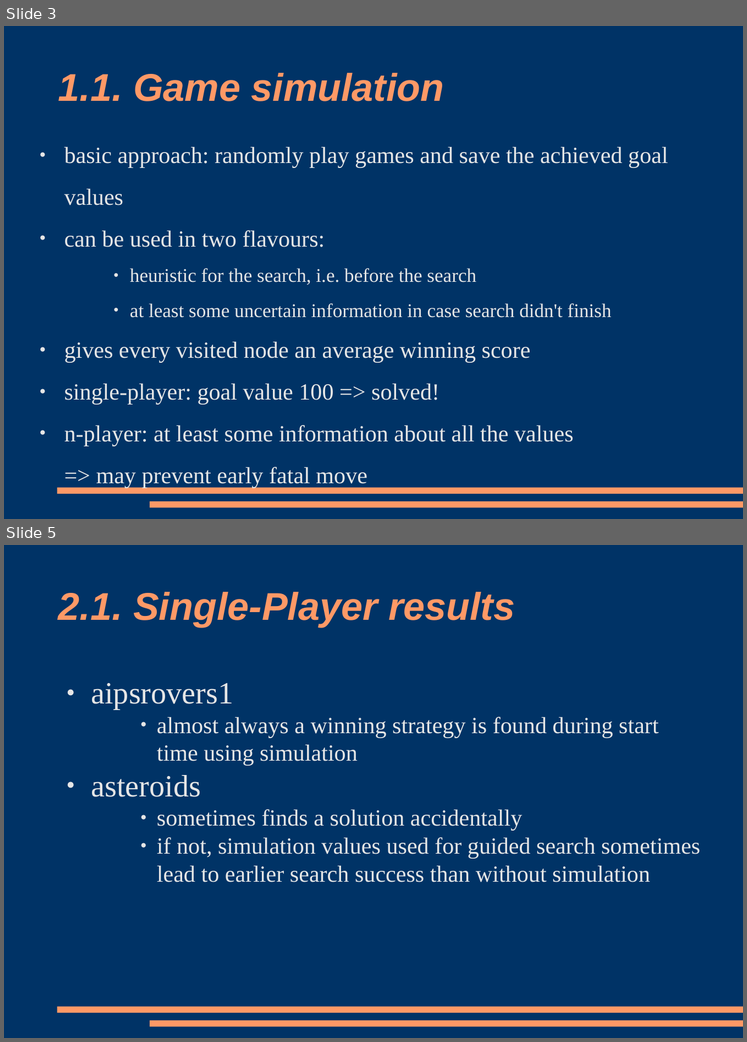
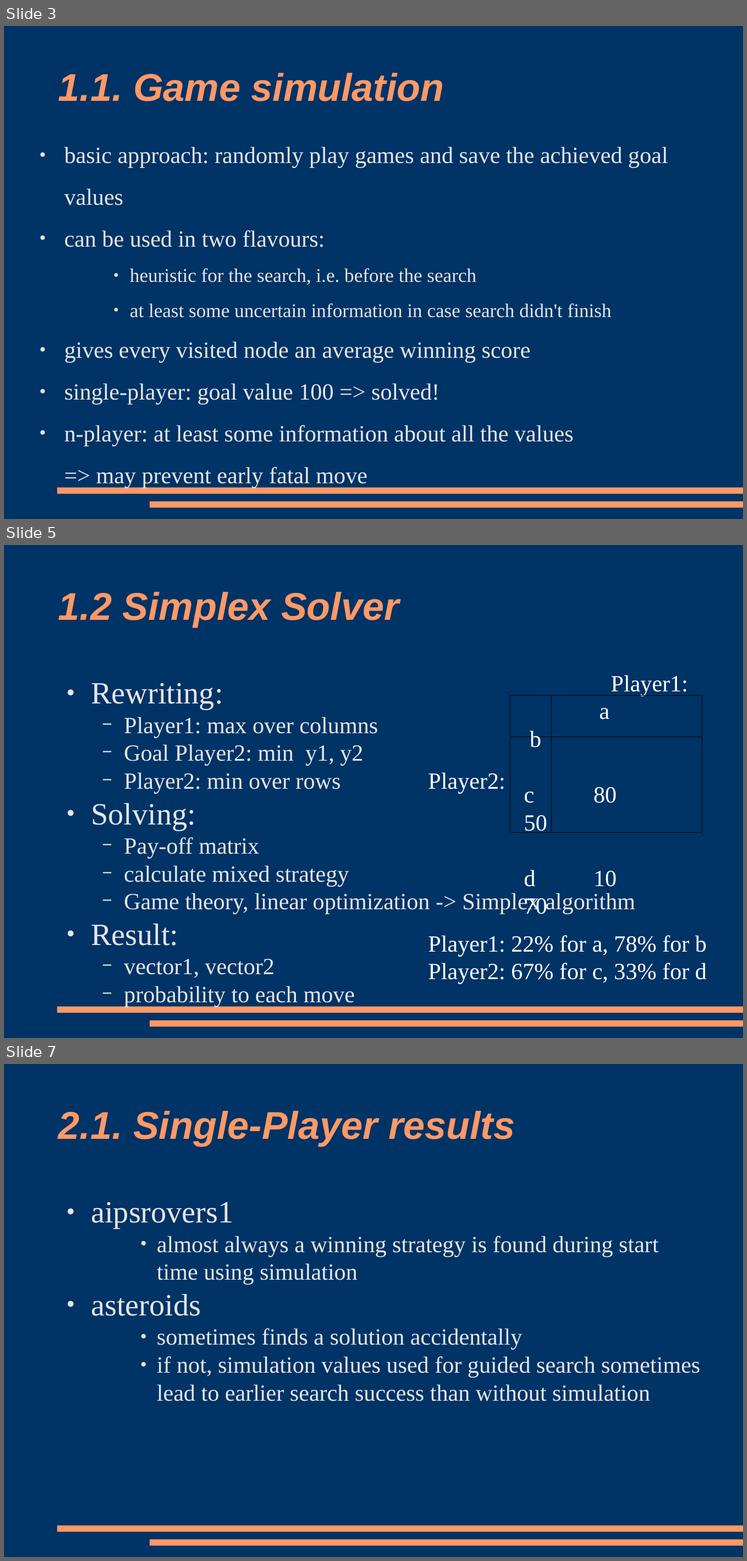
Before and after one commit to parthy/ggp, a slide deck: presentation.odp. Shown one above the other, each under a label of ours: slides 3 and 5 before the commit, slides 3, 5 and 7 after it; the slides between them are not shown. The pictures are 747x1042 and 747x1561 pixels, drawn with LibreOffice and Linux fonts; fonts in the diff are those of the drawing. Boxes give left, top, right and bottom in pixels: in the first picture for what was removed or moved away, otherwise in the second. Text is boxed around its words. In the diff, an @@ line names an element or a change of style, - is before the commit and + after.

Commit message:
presentation - simplex solver

```diff
--- a/presentation.odp
+++ b/presentation.odp
@@ slide 5 added at <box>4,545,743,1038</box>, background #003366; not listed: 2 template elements that a slide beside it also shows @@
@@ title added at <box>58,592,399,627</box>, 40 pt, text #FF9966, bold, italic @@
+1.2 Simplex Solver
@@ text added at <box>524,675,688,914</box>, 24 pt, text #FFFFFF @@
+Player1:
+a b
+c 80 50
+d 10 70
@@ text added at <box>91,683,635,1007</box>, 24 pt, text #E6E6E6 @@
+● Rewriting:
+  − Player1: max over columns
+  − Goal Player2: min y1, y2
+  − Player2: min over rows
+● Solving:
+  − Pay-off matrix
+  − calculate mixed strategy
+  − Game theory, linear optimization -> Simplex algorithm
+● Result:
+  − vector1, vector2
+  − probability to each move
@@ line added from (510, 832) to (510, 696), #000000 0 pt @@
@@ line added from (510, 696) to (702, 696), #000000 0 pt @@
@@ line added from (551, 696) to (551, 832), #000000 0 pt @@
@@ line added from (702, 832) to (702, 696), #000000 0 pt @@
@@ line added from (510, 737) to (702, 737), #000000 0 pt @@
@@ text added at <box>428,772,505,794</box>, 24 pt, text #FFFFFF @@
+Player2:
@@ line added from (510, 832) to (702, 832), #000000 0 pt @@
@@ text added at <box>428,935,707,984</box>, 24 pt, text #FFFFFF @@
+Player1: 22% for a, 78% for b
+Player2: 67% for c, 33% for d
@@ what was slide 5 is now slide 7 @@
```
Also in this commit, not shown: 3 other slides added, 1 slide removed.
